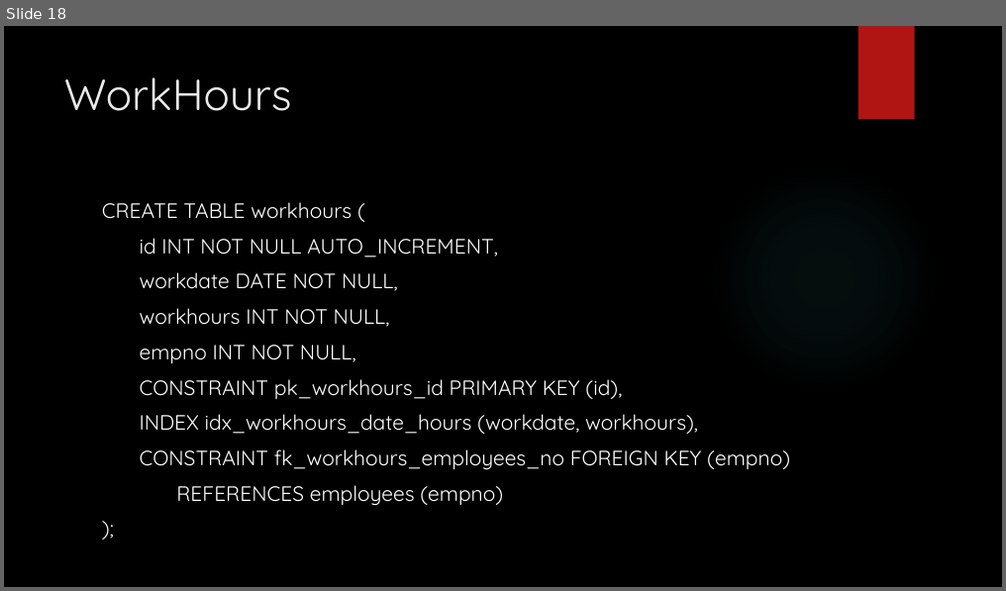
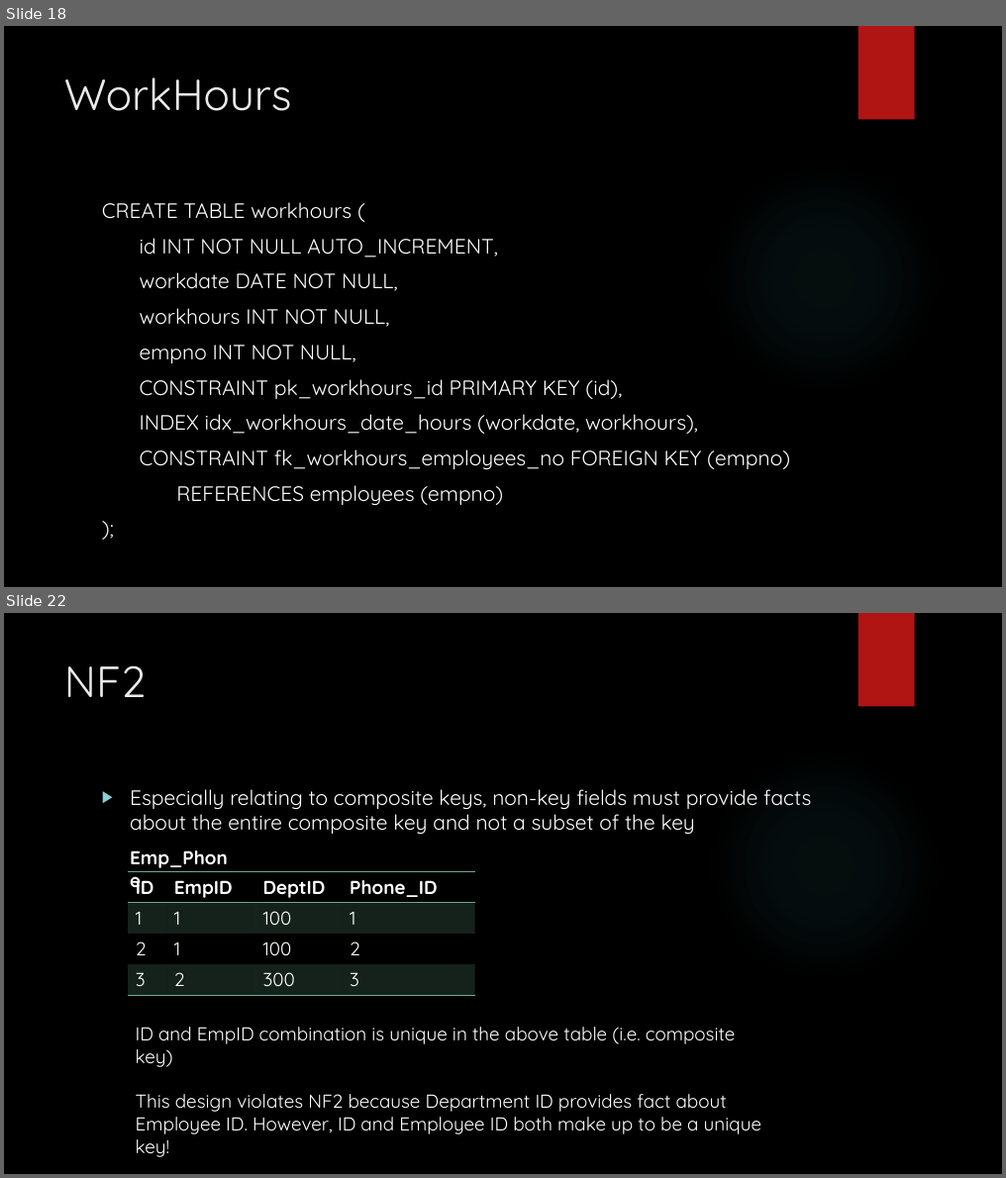
Before and after one commit to zedfoxus/database-bootcamp, a slide deck: Presentation/Database-Bootcamp-Presentation.pptx. Shown one above the other, each under a label of ours: slide 18 before the commit, slides 18 and 22 after it; the slides between them are not shown. The pictures are 1006x591 and 1006x1178 pixels, drawn with LibreOffice and Linux fonts; fonts in the diff are those of the drawing; background and template pictures are left out. Boxes give left, top, right and bottom in pixels: in the first picture for what was removed or moved away, otherwise in the second. Text is boxed around its words. In the diff, an @@ line names an element or a change of style, - is before the commit and + after.

```diff
--- a/Presentation/Database-Bootcamp-Presentation.pptx
+++ b/Presentation/Database-Bootcamp-Presentation.pptx
@@ slide 22 added at bbox=[4, 613, 1002, 1174], background picture (left out); not listed: 2 template elements that a slide beside it also shows @@
@@ title added at bbox=[64, 665, 146, 697], 42 pt, text #EBEBEB @@
+NF2
@@ text added at bbox=[130, 789, 811, 835], 20 pt, text #FFFFFF @@
+▶ Especially relating to composite keys, non-key fields must provide facts about the entire composite key and not a subset of the key
@@ table added at bbox=[129, 872, 475, 993], 4 rows, 4 columns @@
+ID | EmpID | DeptID | Phone_ID
+1 | 1 | 100 | 1
+2 | 1 | 100 | 2
+3 | 2 | 300 | 3
@@ text added at bbox=[130, 851, 228, 868], 18 pt, text #FFFFFF, bold @@
+Emp_Phone
@@ text added at bbox=[136, 1027, 761, 1157], 18 pt, text #FFFFFF @@
+ID and EmpID combination is unique in the above table (i.e. composite key)
+This design violates NF2 because Department ID provides fact about Employee ID. However, ID and Employee ID both make up to be a unique key!
```
Also in this commit, not shown: 5 other slides added.
